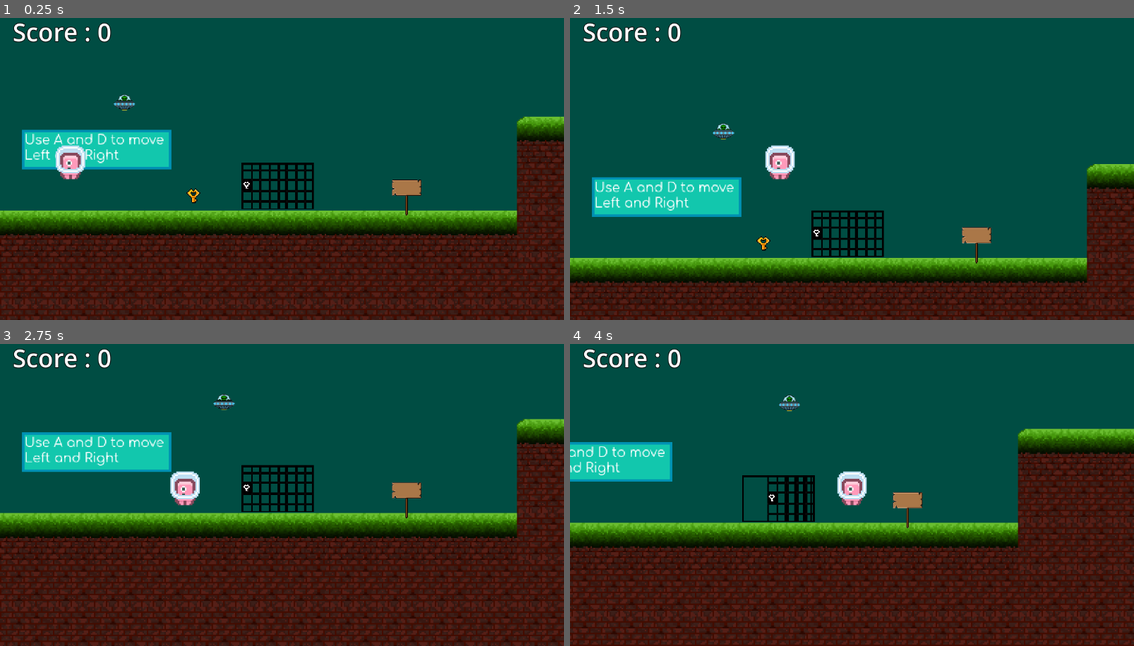
Above: before the commit, frames 1-4 (two rows, left to right).
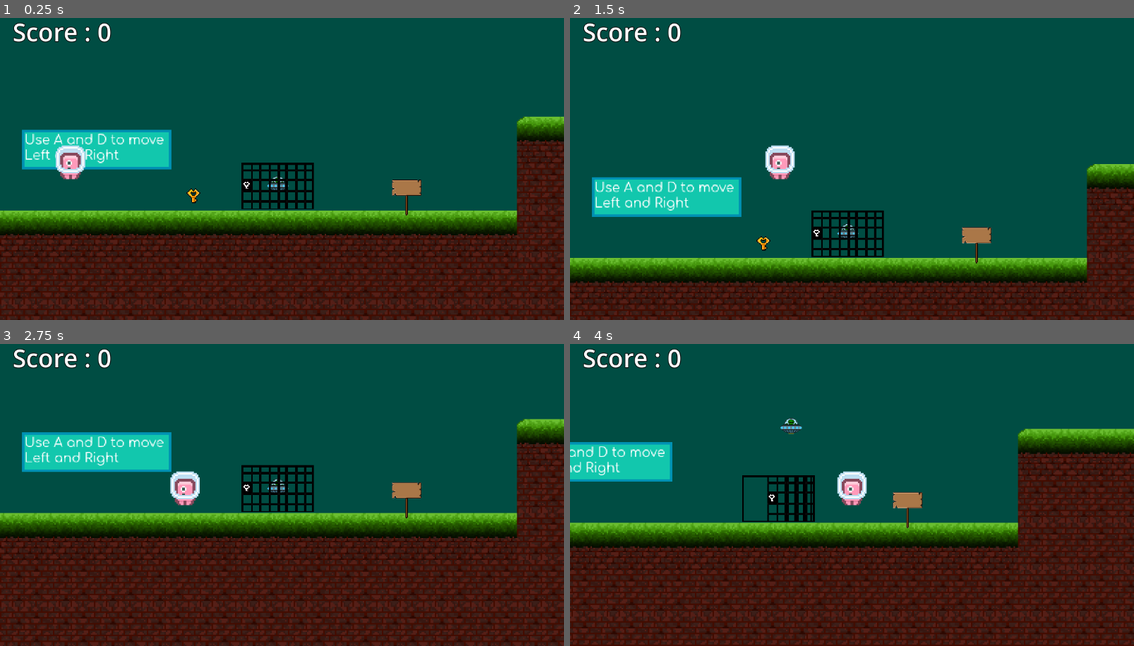
Above: after the commit, the same moments.

Repository: RetroRabiul/Platformer2D
Game: Godot game, scene res://scenes/Level1.tscn
Two runs of this game, one before a commit and one after it. Both use one fixed random seed, a clock stepped at 60 frames per second and the inputs below.
Inputs:
- Up to frame 1 (0.25 s): no input
- Up to frame 2 (1.5 s): hold E (ufo) 0.53-1.28 s; hold D (right) from 0.53 s (still down); tap W (jump) at 0.77 s; tap E (ufo) at 1.35 s
- Up to frame 3 (2.75 s): tap W (jump) at 1.52 s; release D (right) at 2.03 s; hold A (left) from 2.03 s (still down); hold E (ufo) from 2.03 s (still down)
- Up to frame 4 (4 s): release A (left) at 2.78 s; release E (ufo) at 2.78 s; hold D (right) from 2.78 s (still down); tap E (ufo) at 2.85 s; tap W (jump) at 3.02, 3.77 s; hold E (ufo) from 3.53 s (still down)

The runs differ from the first frame. In frame 1, 0.2% of the frame differs, in the area x 20-52%, y 25-58%; in frame 2, 0.2%; in frame 3, 0.2%; in frame 4, 0.3%, in the area x 37-42%, y 17-30%.

Commit message:
Saved_ufo

Diff:
--- a/scenes/Level1.tscn
+++ b/scenes/Level1.tscn
@@ -706,6 +706,11 @@
 position = Vector2(277, 471)
 sign_text = "Use space To Jump"
 
+[node name="Assistant" parent="." node_paths=PackedStringArray("enemies", "player") instance=ExtResource("12_5ks76")]
+position = Vector2(189, 462)
+enemies = NodePath("../Enemies")
+player = NodePath("../Player")
+
 [node name="Cage" parent="." instance=ExtResource("11_h40cr")]
 position = Vector2(189, 463)
 
@@ -736,8 +741,3 @@
 
 [node name="CageKey" parent="." instance=ExtResource("10_ch0j3")]
 position = Vector2(132, 470)
-
-[node name="Assistant" parent="." node_paths=PackedStringArray("enemies", "player") instance=ExtResource("12_5ks76")]
-position = Vector2(95, 406)
-enemies = NodePath("../Enemies")
-player = NodePath("../Player")
--- a/scripts/assistant.gd
+++ b/scripts/assistant.gd
@@ -9,7 +9,7 @@
 
 var attacking = false
 
-
+var follow_player = false
 #
 #@export var enemies_path: Node2D
 #@onready var enemies = get_node(enemies_path)
@@ -21,8 +21,10 @@
 @export var player : Node2D
 
 func _ready():
+
 	GlobalSignal.ufo_attack.connect(_ufo_attack)
 	GlobalSignal.ufo_return.connect(_ufo_return)
+	GlobalSignal.cage_opened.connect(_cage_opened)
 
 func _ufo_attack():
 	if attacking:
@@ -49,15 +51,20 @@
 func _ufo_return():
 	attacking = false
 
+func _cage_opened():
+	follow_player = true
+
+
 func _physics_process(delta):
-	if attacking:
-		velocity = global_position.direction_to(enemy.global_position) * attack_speed
-		if global_position.distance_to(enemy.global_position) > 2:
-			move_and_slide()
-	else:
-		var player_pos = Vector2(player.global_position.x,player.global_position.y-40)
+	if follow_player :
+		if attacking:
+			velocity = global_position.direction_to(enemy.global_position) * attack_speed
+			if global_position.distance_to(enemy.global_position) > 2:
+				move_and_slide()
+		else:
+			var player_pos = Vector2(player.global_position.x,player.global_position.y-40)
 
-		velocity = global_position.direction_to(player_pos) * speed
+			velocity = global_position.direction_to(player_pos) * speed
 
-		if global_position.distance_to(player_pos) > 40:
-			move_and_slide()
+			if global_position.distance_to(player_pos) > 40:
+				move_and_slide()
--- a/scripts/cage.gd
+++ b/scripts/cage.gd
@@ -20,6 +20,7 @@
 	if body.is_in_group("Player"):
 		if haveKey and gate_locked :
 			$Area2D/Cage.play("open")
+			GlobalSignal.emit_signal("cage_opened")
 			gate_locked = false
 			$CageClosed.set_deferred("disabled", true)
 			print("frame" + str($Area2D/Cage.frame))
--- a/scripts/signal.gd
+++ b/scripts/signal.gd
@@ -5,6 +5,7 @@
 
 signal ufo_attack()
 signal ufo_return()
+signal cage_opened()
 
 signal show_sign(sign_text)
 signal hide_sign()
